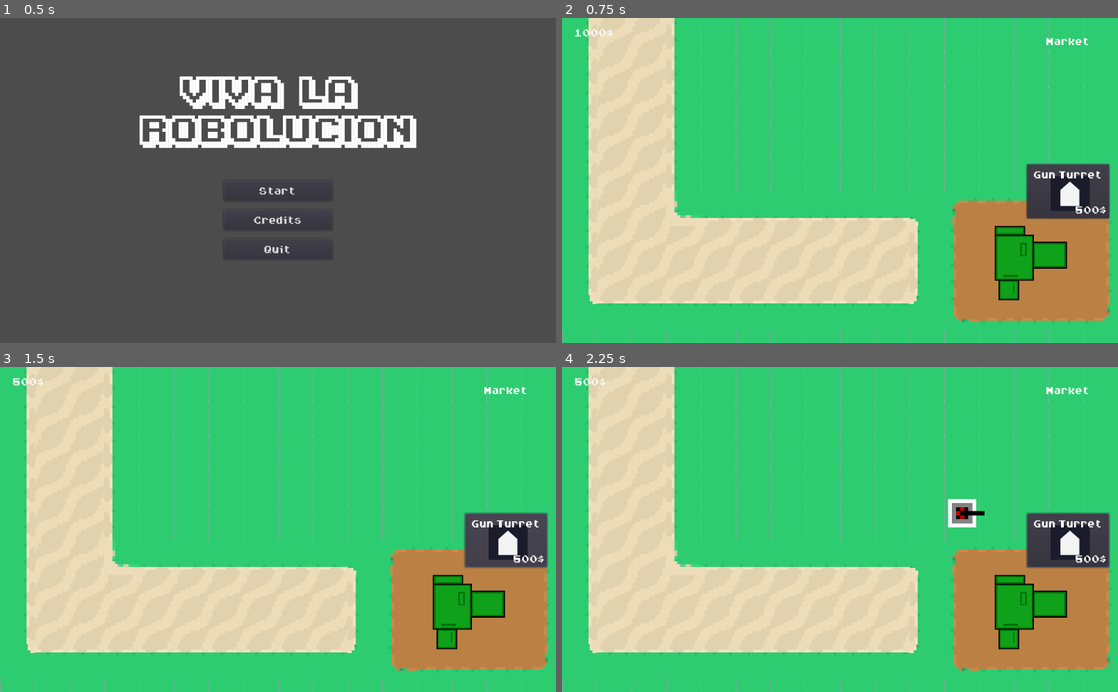
Above: before the commit, frames 1-4 (two rows, left to right).
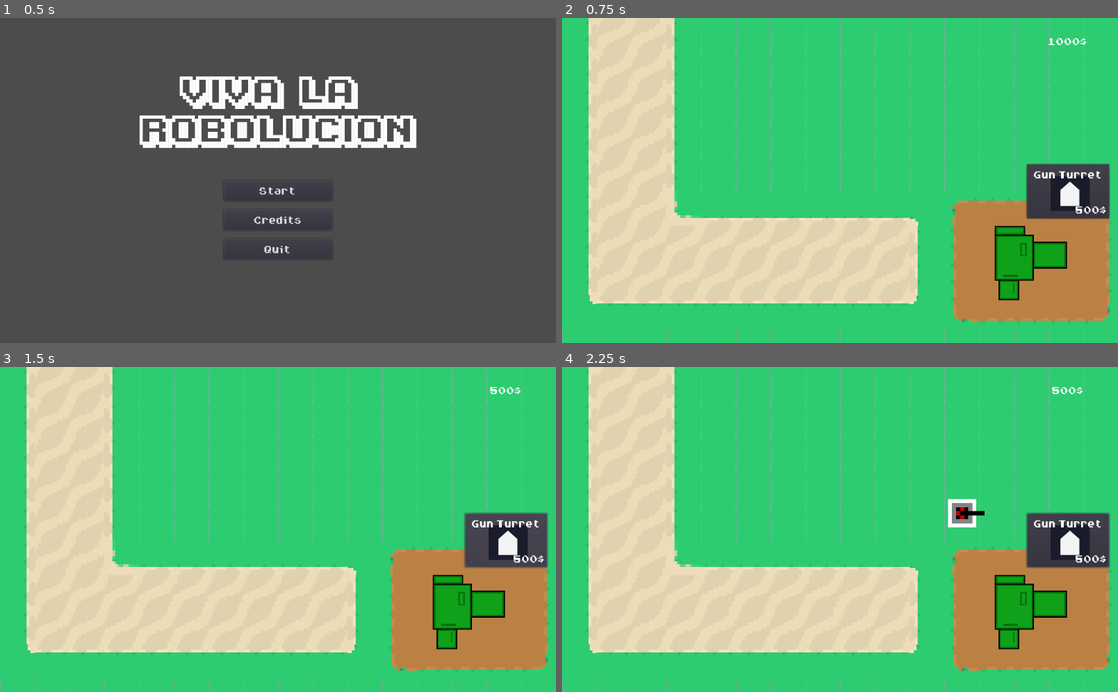
Above: after the commit, the same moments.

Repository: Godot-Wild-Jam-22-Team/TowerDefense
Game: Godot game, scene res://GUI/StartScreen.tscn
Same seed, same stepped clock (60 frames per second), same inputs: the game is played once before the commit and once after it.
Inputs (mouse positions are in pixels of both pictures, inside the frame that each line leads up to):
- Up to frame 1 (0.5 s): no input
- Up to frame 2 (0.75 s): click "Start" at 0.5 s
- Up to frame 3 (1.5 s): click "Gun Turret" at 1.25 s
- Up to frame 4 (2.25 s): tap Enter at 2 s; move the mouse to (962, 513) at 2.02 s; press the mouse at (962, 513) at 2.03 s; hold Right (ui_right) from 2.03 s (still down)

Frame 1 is identical in both runs. In frame 2, 0.2% of the frame differs, in the area x 2-95%, y 3-9%; in frame 3, 0.2%; in frame 4, 0.2%.

Commit message:
Moved money label in marketplace

Diff:
--- a/GWJ22/GUI/Marketplace.gd
+++ b/GWJ22/GUI/Marketplace.gd
@@ -24,6 +24,10 @@
 	emit_signal("instance_item", item_scene)
 	pass
 
+func _on_Wallet_amount_changed(value) -> void:
+	$MoneyLabel.text = str(value) + "$"
+
+
 # Called every frame. 'delta' is the elapsed time since the previous frame.
 #func _process(delta: float) -> void:
 #	pass
--- a/GWJ22/GUI/Marketplace.tscn
+++ b/GWJ22/GUI/Marketplace.tscn
@@ -4,7 +4,6 @@
 [ext_resource path="res://Assets/Themes/Base_theme.tres" type="Theme" id=2]
 [ext_resource path="res://Defenses/Turrets/Turret.tscn" type="PackedScene" id=3]
 [ext_resource path="res://GUI/Marketplace.gd" type="Script" id=5]
-
 
 [node name="Marketplace" type="Control"]
 anchor_left = 1.0
@@ -18,11 +17,11 @@
 "_edit_use_anchors_": false
 }
 
-[node name="Label" type="Label" parent="."]
+[node name="MoneyLabel" type="Label" parent="."]
 anchor_right = 1.0
 margin_top = 32.0
 margin_bottom = 54.0
-text = "Market"
+text = "1000$"
 align = 1
 __meta__ = {
 "_edit_use_anchors_": false
--- a/GWJ22/Game.tscn
+++ b/GWJ22/Game.tscn
@@ -1,11 +1,9 @@
-[gd_scene load_steps=12 format=2]
+[gd_scene load_steps=10 format=2]
 
 [ext_resource path="res://Game.gd" type="Script" id=1]
 [ext_resource path="res://GUI/PauseMenu.tscn" type="PackedScene" id=2]
 [ext_resource path="res://GUI/Marketplace.tscn" type="PackedScene" id=3]
 [ext_resource path="res://Wallet.gd" type="Script" id=4]
-[ext_resource path="res://Assets/Themes/Base_theme.tres" type="Theme" id=5]
-[ext_resource path="res://GUI/WalletLabel.gd" type="Script" id=6]
 [ext_resource path="res://Foes/Foe.tscn" type="PackedScene" id=7]
 [ext_resource path="res://Base.tscn" type="PackedScene" id=8]
 [ext_resource path="res://GUI/GameoverMenu.tscn" type="PackedScene" id=9]
@@ -20,10 +18,6 @@
 0/tile_mode = 0
 0/occluder_offset = Vector2( 0, 0 )
 0/navigation_offset = Vector2( 0, 0 )
-0/shape_offset = Vector2( 0, 0 )
-0/shape_transform = Transform2D( 1, 0, 0, 1, 0, 0 )
-0/shape_one_way = false
-0/shape_one_way_margin = 0.0
 0/shapes = [  ]
 0/z_index = 0
 1/name = "tilemap_towerdefnse.png 1"
@@ -34,10 +28,6 @@
 1/tile_mode = 0
 1/occluder_offset = Vector2( 0, 0 )
 1/navigation_offset = Vector2( 0, 0 )
-1/shape_offset = Vector2( 0, 0 )
-1/shape_transform = Transform2D( 1, 0, 0, 1, 0, 0 )
-1/shape_one_way = false
-1/shape_one_way_margin = 0.0
 1/shapes = [  ]
 1/z_index = 0
 2/name = "tilemap_towerdefnse.png 2"
@@ -48,10 +38,6 @@
 2/tile_mode = 0
 2/occluder_offset = Vector2( 0, 0 )
 2/navigation_offset = Vector2( 0, 0 )
-2/shape_offset = Vector2( 0, 0 )
-2/shape_transform = Transform2D( 1, 0, 0, 1, 0, 0 )
-2/shape_one_way = false
-2/shape_one_way_margin = 0.0
 2/shapes = [  ]
 2/z_index = 0
 3/name = "tilemap_towerdefnse.png 3"
@@ -62,10 +48,6 @@
 3/tile_mode = 0
 3/occluder_offset = Vector2( 0, 0 )
 3/navigation_offset = Vector2( 0, 0 )
-3/shape_offset = Vector2( 0, 0 )
-3/shape_transform = Transform2D( 1, 0, 0, 1, 0, 0 )
-3/shape_one_way = false
-3/shape_one_way_margin = 0.0
 3/shapes = [  ]
 3/z_index = 0
 4/name = "tilemap_towerdefnse.png 4"
@@ -76,10 +58,6 @@
 4/tile_mode = 0
 4/occluder_offset = Vector2( 0, 0 )
 4/navigation_offset = Vector2( 0, 0 )
-4/shape_offset = Vector2( 0, 0 )
-4/shape_transform = Transform2D( 1, 0, 0, 1, 0, 0 )
-4/shape_one_way = false
-4/shape_one_way_margin = 0.0
 4/shapes = [  ]
 4/z_index = 0
 5/name = "tilemap_towerdefnse.png 5"
@@ -90,10 +68,6 @@
 5/tile_mode = 0
 5/occluder_offset = Vector2( 0, 0 )
 5/navigation_offset = Vector2( 0, 0 )
-5/shape_offset = Vector2( 0, 0 )
-5/shape_transform = Transform2D( 1, 0, 0, 1, 0, 0 )
-5/shape_one_way = false
-5/shape_one_way_margin = 0.0
 5/shapes = [  ]
 5/z_index = 0
 6/name = "tilemap_towerdefnse.png 6"
@@ -104,10 +78,6 @@
 6/tile_mode = 0
 6/occluder_offset = Vector2( 0, 0 )
 6/navigation_offset = Vector2( 0, 0 )
-6/shape_offset = Vector2( 0, 0 )
-6/shape_transform = Transform2D( 1, 0, 0, 1, 0, 0 )
-6/shape_one_way = false
-6/shape_one_way_margin = 0.0
 6/shapes = [  ]
 6/z_index = 0
 7/name = "tilemap_towerdefnse.png 7"
@@ -118,10 +88,6 @@
 7/tile_mode = 0
 7/occluder_offset = Vector2( 0, 0 )
 7/navigation_offset = Vector2( 0, 0 )
-7/shape_offset = Vector2( 0, 0 )
-7/shape_transform = Transform2D( 1, 0, 0, 1, 0, 0 )
-7/shape_one_way = false
-7/shape_one_way_margin = 0.0
 7/shapes = [  ]
 7/z_index = 0
 8/name = "tilemap_towerdefnse.png 8"
@@ -132,10 +98,6 @@
 8/tile_mode = 0
 8/occluder_offset = Vector2( 0, 0 )
 8/navigation_offset = Vector2( 0, 0 )
-8/shape_offset = Vector2( 0, 0 )
-8/shape_transform = Transform2D( 1, 0, 0, 1, 0, 0 )
-8/shape_one_way = false
-8/shape_one_way_margin = 0.0
 8/shapes = [  ]
 8/z_index = 0
 9/name = "tilemap_towerdefnse.png 9"
@@ -146,10 +108,6 @@
 9/tile_mode = 0
 9/occluder_offset = Vector2( 0, 0 )
 9/navigation_offset = Vector2( 0, 0 )
-9/shape_offset = Vector2( 0, 0 )
-9/shape_transform = Transform2D( 1, 0, 0, 1, 0, 0 )
-9/shape_one_way = false
-9/shape_one_way_margin = 0.0
 9/shapes = [  ]
 9/z_index = 0
 10/name = "tilemap_towerdefnse.png 10"
@@ -160,10 +118,6 @@
 10/tile_mode = 0
 10/occluder_offset = Vector2( 0, 0 )
 10/navigation_offset = Vector2( 0, 0 )
-10/shape_offset = Vector2( 0, 0 )
-10/shape_transform = Transform2D( 1, 0, 0, 1, 0, 0 )
-10/shape_one_way = false
-10/shape_one_way_margin = 0.0
 10/shapes = [  ]
 10/z_index = 0
 11/name = "tilemap_towerdefnse.png 11"
@@ -174,10 +128,6 @@
 11/tile_mode = 0
 11/occluder_offset = Vector2( 0, 0 )
 11/navigation_offset = Vector2( 0, 0 )
-11/shape_offset = Vector2( 0, 0 )
-11/shape_transform = Transform2D( 1, 0, 0, 1, 0, 0 )
-11/shape_one_way = false
-11/shape_one_way_margin = 0.0
 11/shapes = [  ]
 11/z_index = 0
 12/name = "tilemap_towerdefnse.png 12"
@@ -188,10 +138,6 @@
 12/tile_mode = 0
 12/occluder_offset = Vector2( 0, 0 )
 12/navigation_offset = Vector2( 0, 0 )
-12/shape_offset = Vector2( 0, 0 )
-12/shape_transform = Transform2D( 1, 0, 0, 1, 0, 0 )
-12/shape_one_way = false
-12/shape_one_way_margin = 0.0
 12/shapes = [  ]
 12/z_index = 0
 13/name = "tilemap_towerdefnse.png 13"
@@ -202,10 +148,6 @@
 13/tile_mode = 0
 13/occluder_offset = Vector2( 0, 0 )
 13/navigation_offset = Vector2( 0, 0 )
-13/shape_offset = Vector2( 0, 0 )
-13/shape_transform = Transform2D( 1, 0, 0, 1, 0, 0 )
-13/shape_one_way = false
-13/shape_one_way_margin = 0.0
 13/shapes = [  ]
 13/z_index = 0
 14/name = "tilemap_towerdefnse.png 14"
@@ -216,10 +158,6 @@
 14/tile_mode = 0
 14/occluder_offset = Vector2( 0, 0 )
 14/navigation_offset = Vector2( 0, 0 )
-14/shape_offset = Vector2( 0, 0 )
-14/shape_transform = Transform2D( 1, 0, 0, 1, 0, 0 )
-14/shape_one_way = false
-14/shape_one_way_margin = 0.0
 14/shapes = [  ]
 14/z_index = 0
 15/name = "tilemap_towerdefnse.png 15"
@@ -230,10 +168,6 @@
 15/tile_mode = 0
 15/occluder_offset = Vector2( 0, 0 )
 15/navigation_offset = Vector2( 0, 0 )
-15/shape_offset = Vector2( 0, 0 )
-15/shape_transform = Transform2D( 1, 0, 0, 1, 0, 0 )
-15/shape_one_way = false
-15/shape_one_way_margin = 0.0
 15/shapes = [  ]
 15/z_index = 0
 16/name = "tilemap_towerdefnse.png 16"
@@ -244,10 +178,6 @@
 16/tile_mode = 0
 16/occluder_offset = Vector2( 0, 0 )
 16/navigation_offset = Vector2( 0, 0 )
-16/shape_offset = Vector2( 0, 0 )
-16/shape_transform = Transform2D( 1, 0, 0, 1, 0, 0 )
-16/shape_one_way = false
-16/shape_one_way_margin = 0.0
 16/shapes = [  ]
 16/z_index = 0
 17/name = "tilemap_towerdefnse.png 17"
@@ -258,10 +188,6 @@
 17/tile_mode = 0
 17/occluder_offset = Vector2( 0, 0 )
 17/navigation_offset = Vector2( 0, 0 )
-17/shape_offset = Vector2( 0, 0 )
-17/shape_transform = Transform2D( 1, 0, 0, 1, 0, 0 )
-17/shape_one_way = false
-17/shape_one_way_margin = 0.0
 17/shapes = [  ]
 17/z_index = 0
 18/name = "tilemap_towerdefnse.png 18"
@@ -272,10 +198,6 @@
 18/tile_mode = 0
 18/occluder_offset = Vector2( 0, 0 )
 18/navigation_offset = Vector2( 0, 0 )
-18/shape_offset = Vector2( 0, 0 )
-18/shape_transform = Transform2D( 1, 0, 0, 1, 0, 0 )
-18/shape_one_way = false
-18/shape_one_way_margin = 0.0
 18/shapes = [  ]
 18/z_index = 0
 19/name = "tilemap_towerdefnse.png 19"
@@ -286,10 +208,6 @@
 19/tile_mode = 0
 19/occluder_offset = Vector2( 0, 0 )
 19/navigation_offset = Vector2( 0, 0 )
-19/shape_offset = Vector2( 0, 0 )
-19/shape_transform = Transform2D( 1, 0, 0, 1, 0, 0 )
-19/shape_one_way = false
-19/shape_one_way_margin = 0.0
 19/shapes = [  ]
 19/z_index = 0
 20/name = "tilemap_towerdefnse.png 20"
@@ -300,10 +218,6 @@
 20/tile_mode = 0
 20/occluder_offset = Vector2( 0, 0 )
 20/navigation_offset = Vector2( 0, 0 )
-20/shape_offset = Vector2( 0, 0 )
-20/shape_transform = Transform2D( 1, 0, 0, 1, 0, 0 )
-20/shape_one_way = false
-20/shape_one_way_margin = 0.0
 20/shapes = [  ]
 20/z_index = 0
 21/name = "tilemap_towerdefnse.png 21"
@@ -314,10 +228,6 @@
 21/tile_mode = 0
 21/occluder_offset = Vector2( 0, 0 )
 21/navigation_offset = Vector2( 0, 0 )
-21/shape_offset = Vector2( 0, 0 )
-21/shape_transform = Transform2D( 1, 0, 0, 1, 0, 0 )
-21/shape_one_way = false
-21/shape_one_way_margin = 0.0
 21/shapes = [  ]
 21/z_index = 0
 22/name = "tilemap_towerdefnse.png 22"
@@ -328,10 +238,6 @@
 22/tile_mode = 0
 22/occluder_offset = Vector2( 0, 0 )
 22/navigation_offset = Vector2( 0, 0 )
-22/shape_offset = Vector2( 0, 0 )
-22/shape_transform = Transform2D( 1, 0, 0, 1, 0, 0 )
-22/shape_one_way = false
-22/shape_one_way_margin = 0.0
 22/shapes = [  ]
 22/z_index = 0
 23/name = "tilemap_towerdefnse.png 23"
@@ -342,10 +248,6 @@
 23/tile_mode = 0
 23/occluder_offset = Vector2( 0, 0 )
 23/navigation_offset = Vector2( 0, 0 )
-23/shape_offset = Vector2( 0, 0 )
-23/shape_transform = Transform2D( 1, 0, 0, 1, 0, 0 )
-23/shape_one_way = false
-23/shape_one_way_margin = 0.0
 23/shapes = [  ]
 23/z_index = 0
 24/name = "tilemap_towerdefnse.png 24"
@@ -356,10 +258,6 @@
 24/tile_mode = 0
 24/occluder_offset = Vector2( 0, 0 )
 24/navigation_offset = Vector2( 0, 0 )
-24/shape_offset = Vector2( 0, 0 )
-24/shape_transform = Transform2D( 1, 0, 0, 1, 0, 0 )
-24/shape_one_way = false
-24/shape_one_way_margin = 0.0
 24/shapes = [  ]
 24/z_index = 0
 25/name = "tilemap_towerdefnse.png 25"
@@ -370,10 +268,6 @@
 25/tile_mode = 0
 25/occluder_offset = Vector2( 0, 0 )
 25/navigation_offset = Vector2( 0, 0 )
-25/shape_offset = Vector2( 0, 0 )
-25/shape_transform = Transform2D( 1, 0, 0, 1, 0, 0 )
-25/shape_one_way = false
-25/shape_one_way_margin = 0.0
 25/shapes = [  ]
 25/z_index = 0
 26/name = "tilemap_towerdefnse.png 26"
@@ -384,10 +278,6 @@
 26/tile_mode = 0
 26/occluder_offset = Vector2( 0, 0 )
 26/navigation_offset = Vector2( 0, 0 )
-26/shape_offset = Vector2( 0, 0 )
-26/shape_transform = Transform2D( 1, 0, 0, 1, 0, 0 )
-26/shape_one_way = false
-26/shape_one_way_margin = 0.0
 26/shapes = [  ]
 26/z_index = 0
 27/name = "tilemap_towerdefnse.png 27"
@@ -398,10 +288,6 @@
 27/tile_mode = 0
 27/occluder_offset = Vector2( 0, 0 )
 27/navigation_offset = Vector2( 0, 0 )
-27/shape_offset = Vector2( 0, 0 )
-27/shape_transform = Transform2D( 1, 0, 0, 1, 0, 0 )
-27/shape_one_way = false
-27/shape_one_way_margin = 0.0
 27/shapes = [  ]
 27/z_index = 0
 28/name = "tilemap_towerdefnse.png 28"
@@ -412,10 +298,6 @@
 28/tile_mode = 0
 28/occluder_offset = Vector2( 0, 0 )
 28/navigation_offset = Vector2( 0, 0 )
-28/shape_offset = Vector2( 0, 0 )
-28/shape_transform = Transform2D( 1, 0, 0, 1, 0, 0 )
-28/shape_one_way = false
-28/shape_one_way_margin = 0.0
 28/shapes = [  ]
 28/z_index = 0
 29/name = "tilemap_towerdefnse.png 29"
@@ -426,10 +308,6 @@
 29/tile_mode = 0
 29/occluder_offset = Vector2( 0, 0 )
 29/navigation_offset = Vector2( 0, 0 )
-29/shape_offset = Vector2( 0, 0 )
-29/shape_transform = Transform2D( 1, 0, 0, 1, 0, 0 )
-29/shape_one_way = false
-29/shape_one_way_margin = 0.0
 29/shapes = [  ]
 29/z_index = 0
 30/name = "tilemap_towerdefnse.png 30"
@@ -440,10 +318,6 @@
 30/tile_mode = 0
 30/occluder_offset = Vector2( 0, 0 )
 30/navigation_offset = Vector2( 0, 0 )
-30/shape_offset = Vector2( 0, 0 )
-30/shape_transform = Transform2D( 1, 0, 0, 1, 0, 0 )
-30/shape_one_way = false
-30/shape_one_way_margin = 0.0
 30/shapes = [  ]
 30/z_index = 0
 
@@ -478,24 +352,6 @@
 
 [node name="MarketLayer" type="CanvasLayer" parent="."]
 
-[node name="MarketHUD" type="Control" parent="MarketLayer"]
-anchor_right = 1.0
-theme = ExtResource( 5 )
-__meta__ = {
-"_edit_use_anchors_": false
-}
-
-[node name="WalletLabel" type="Label" parent="MarketLayer/MarketHUD"]
-margin_left = 24.0
-margin_top = 16.0
-margin_right = 96.0
-margin_bottom = 38.0
-text = "1000$"
-script = ExtResource( 6 )
-__meta__ = {
-"_edit_use_anchors_": false
-}
-
 [node name="Marketplace" parent="MarketLayer" instance=ExtResource( 3 )]
 
 [node name="Wallet" type="Node" parent="."]
@@ -505,5 +361,5 @@
 position = Vector2( 832, 448 )
 scale = Vector2( 1.5, 1.5 )
 [connection signal="timeout" from="MarketplaceTimer" to="." method="_on_MarketplaceTimer_timeout"]
-[connection signal="amount_changed" from="Wallet" to="MarketLayer/MarketHUD/WalletLabel" method="_on_Wallet_amount_changed"]
+[connection signal="amount_changed" from="Wallet" to="MarketLayer/Marketplace" method="_on_Wallet_amount_changed"]
 [connection signal="die" from="Base" to="." method="_on_Base_die"]
